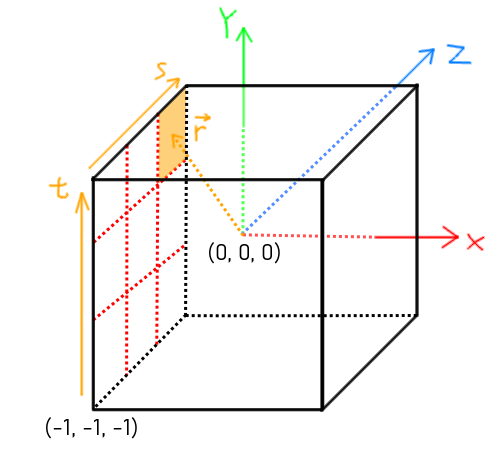
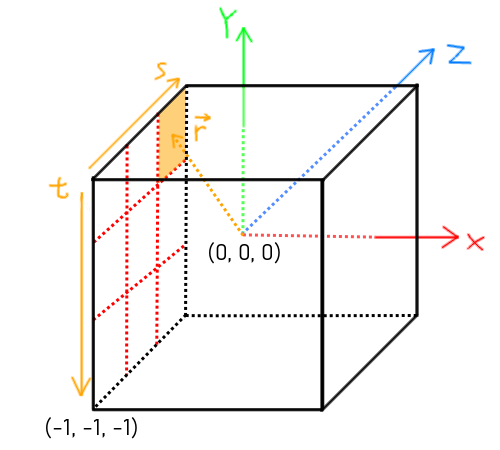
Layered file, before and after one edit (w=500, h=450). Changes by layer:
painted on "pointing vector" over (x1=70, y1=192, x2=92, y2=397)
